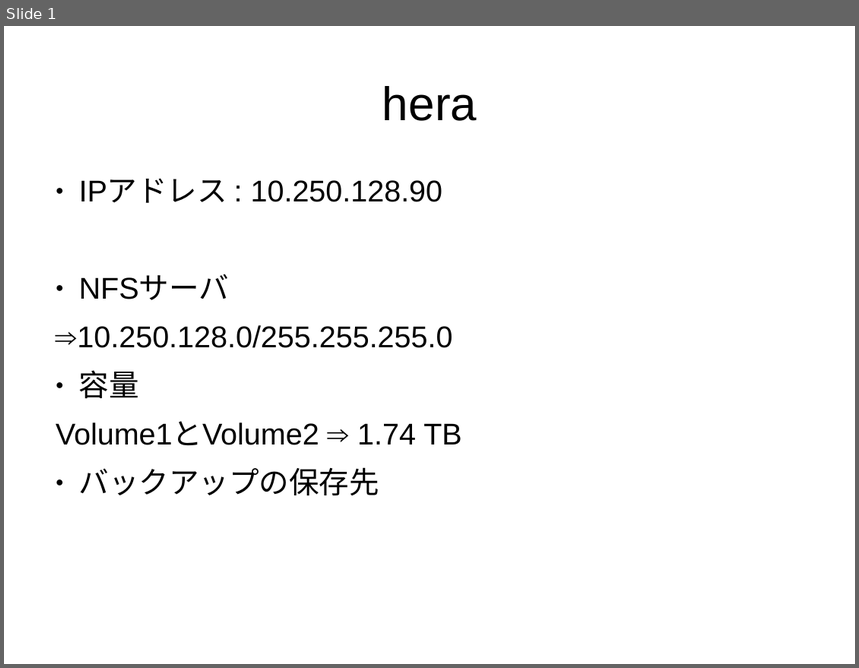
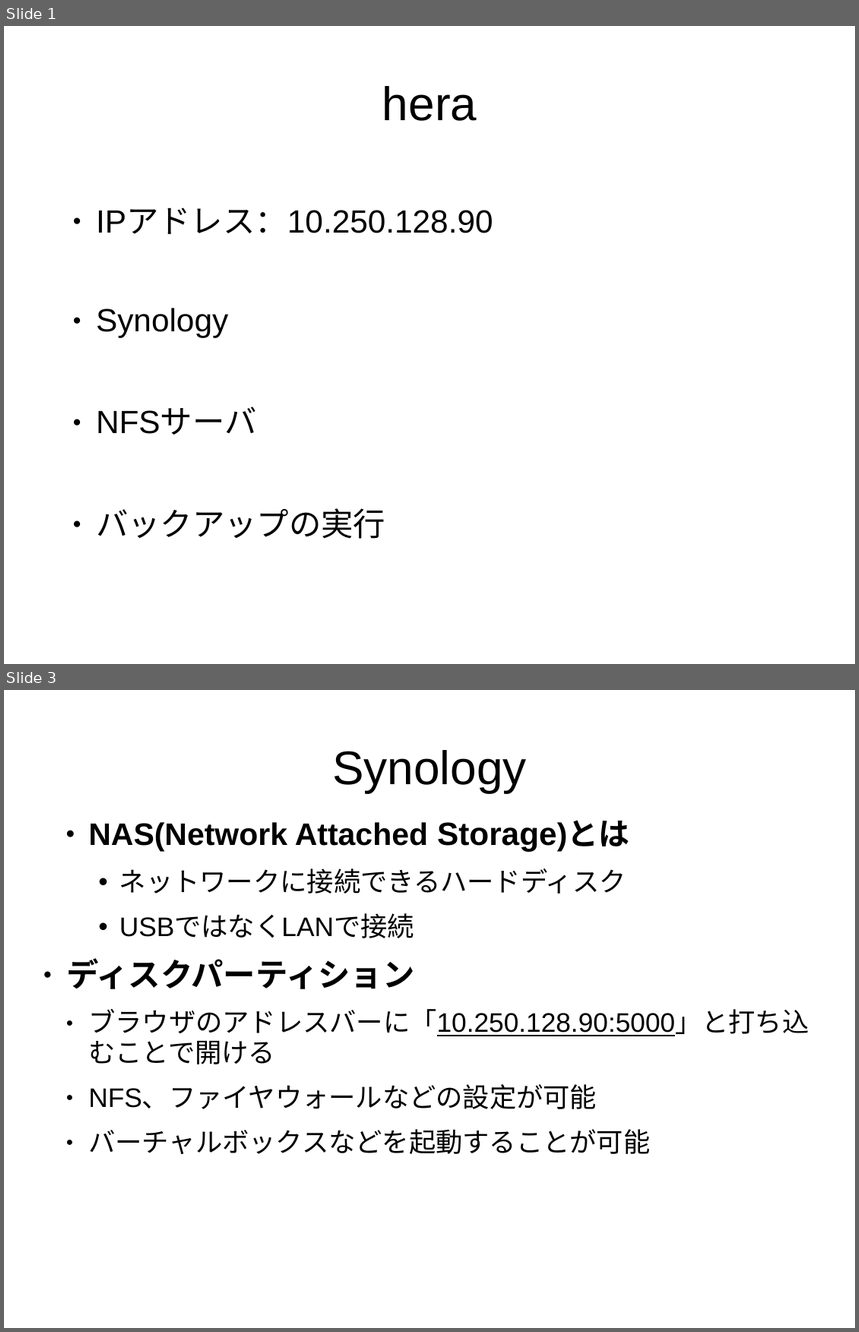
Before and after one commit to naoki709mm/BCL_presentation, a slide deck: okuya.ppt. Shown one above the other, each under a label of ours: slide 1 before the commit, slides 1 and 3 after it; the slides between them are not shown. The pictures are 859x668 and 859x1332 pixels, drawn with LibreOffice and Linux fonts; fonts in the diff are those of the drawing. Boxes give left, top, right and bottom in pixels: in the first picture for what was removed or moved away, otherwise in the second. Text is boxed around its words. In the diff, an @@ line names an element or a change of style, - is before the commit and + after.

```diff
--- a/okuya.ppt
+++ b/okuya.ppt
@@ slide 3 added at bbox=[4, 690, 855, 1328], background #FFFFFF @@
@@ title added at bbox=[332, 750, 526, 793], 44 pt, text #000000 @@
+Synology
@@ subtitle added at bbox=[66, 820, 809, 1154], 25 pt, text #000000 @@
+  • NAS(Network Attached Storage)とは
+    • ネットワークに接続できるハードディスク
+    • USBではなくLANで接続
+● ディスクパーティション
+  ● ブラウザのアドレスバーに「10.250.128.90:5000」と打ち込むことで開ける
+  ● NFS、ファイヤウォールなどの設定が可能
+  ● バーチャルボックスなどを起動することが可能
@@ slide 1 changed as well @@
@@ subtitle "IPアドレス：10.250.128.90": place and size @@
-subtitle "IPアドレス：10.250.128.90" at bbox=[56, 178, 462, 496]
+subtitle "IPアドレス：10.250.128.90" at bbox=[96, 208, 493, 539]
@@ subtitle at bbox=[96, 208, 493, 338]: text changed; size 28 to 30 pt @@
-● IPアドレス : 10.250.128.90
+  ● IPアドレス：10.250.128.90
+  ● Synology
@@ subtitle at bbox=[96, 408, 256, 435]: size 28 to 30 pt in "NFSサーバ"; list level 1 to 2 in "NFSサーバ" @@
@@ subtitle at bbox=[96, 509, 386, 539]: text changed; size 28 to 30 pt; font Arial to Noto Sans CJK JP @@
-⇒10.250.128.0/255.255.255.0
-● 容量
-Volume1とVolume2 ⇒ 1.74 TB
-● バックアップの保存先
+  ● バックアップの実行
```
Also in this commit, not shown: 3 other slides changed, 8 other slides added, 1 slide removed.
